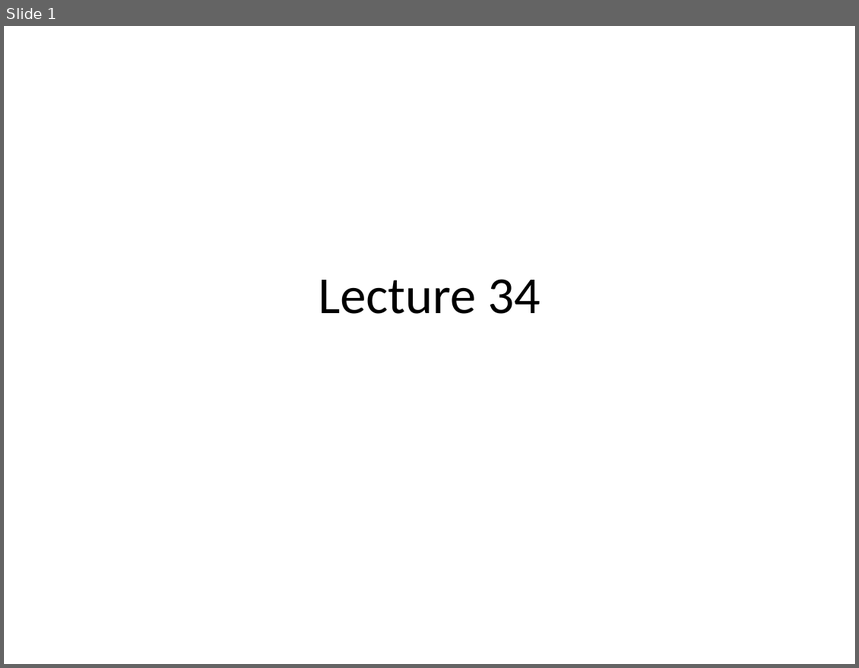
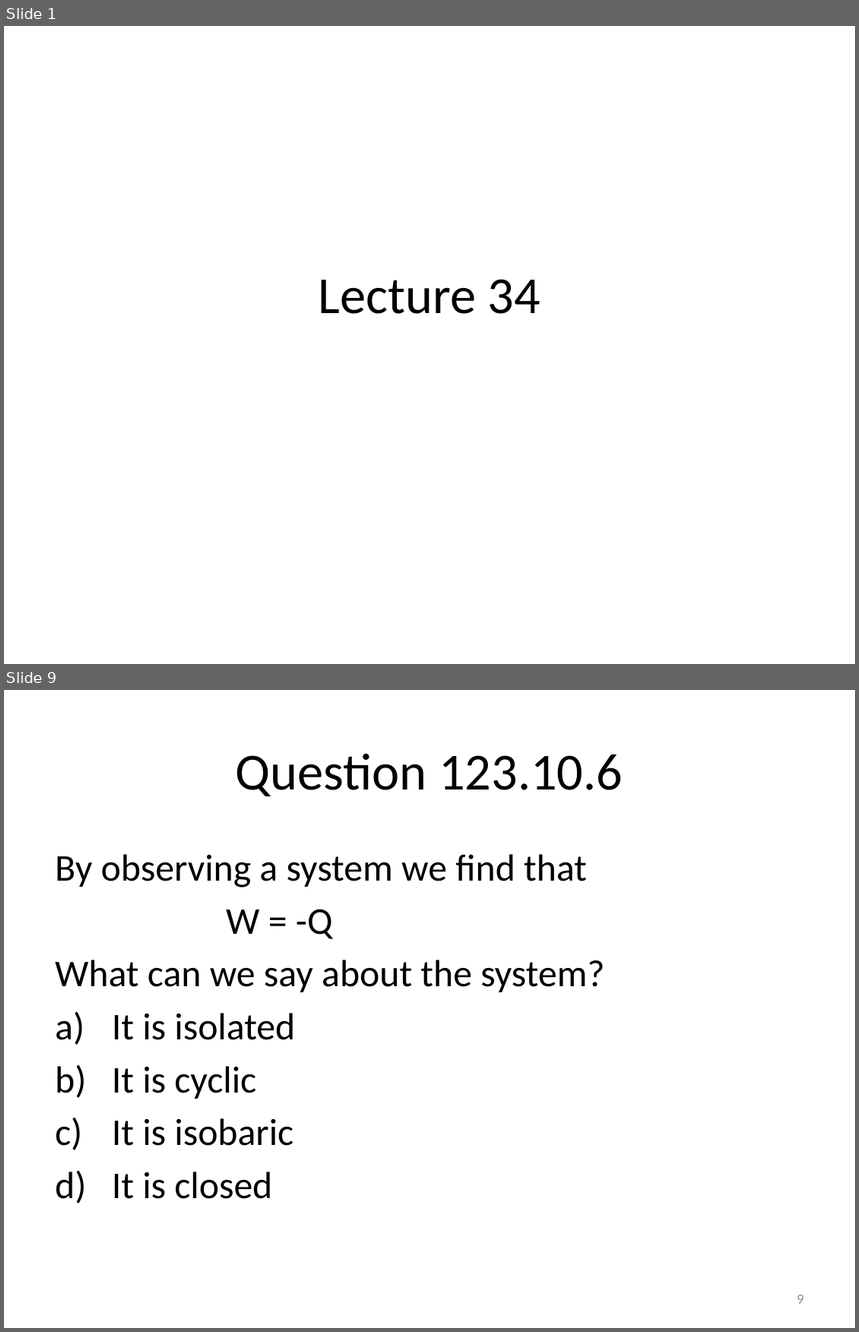
Before and after one commit to rtlines/Introductory-Physics-II, a slide deck: Lecture_Slides/PH 123 Lecture 34.pptx. Shown one above the other, each under a label of ours: slide 1 before the commit, slides 1 and 9 after it; the slides between them are not shown. The pictures are 859x668 and 859x1332 pixels, drawn with LibreOffice and Linux fonts; fonts in the diff are those of the drawing. Boxes give left, top, right and bottom in pixels: in the first picture for what was removed or moved away, otherwise in the second. Text is boxed around its words. In the diff, an @@ line names an element or a change of style, - is before the commit and + after.

```diff
--- a/Lecture_Slides/PH 123 Lecture 34.pptx
+++ b/Lecture_Slides/PH 123 Lecture 34.pptx
@@ slide 9 added at [4,690,855,1328], background #FFFFFF @@
@@ title added at [236,753,623,796], 44 pt, text #000000 @@
+Question 123.10.6
@@ text added at [55,854,604,1199], 32 pt, text #000000 @@
+By observing a system we find that
+W = -Q
+What can we say about the system?
+a) It is isolated
+b) It is cyclic
+c) It is isobaric
+d) It is closed
@@ page number added at [797,1295,804,1304], 12 pt, text #8C8C8C @@
+9
```
Also in this commit, not shown: 23 other slides added, 38 other files.
